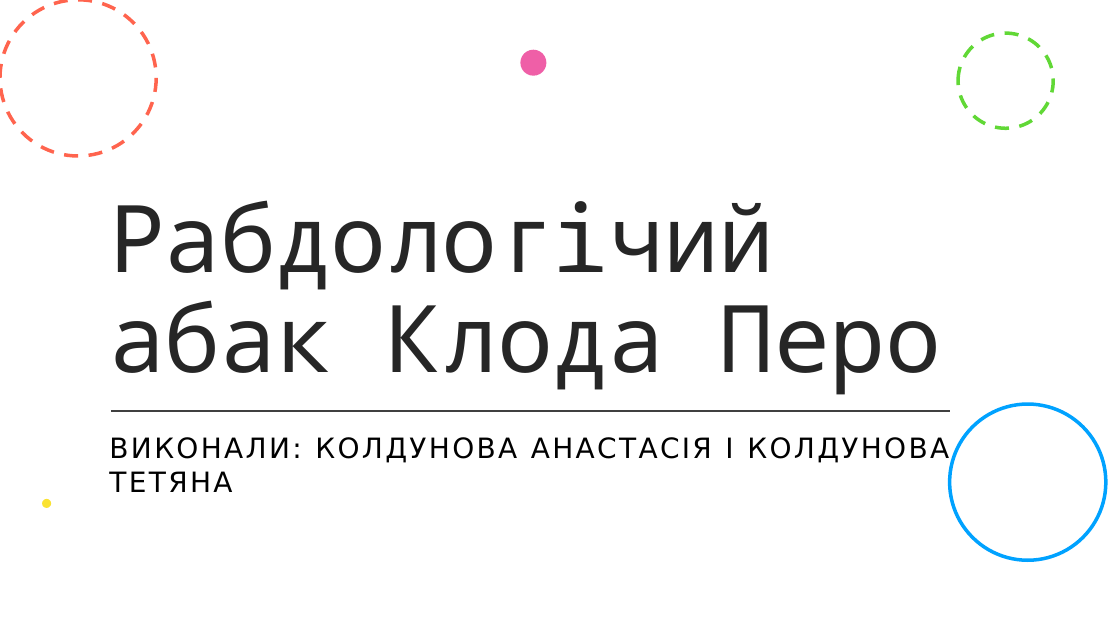
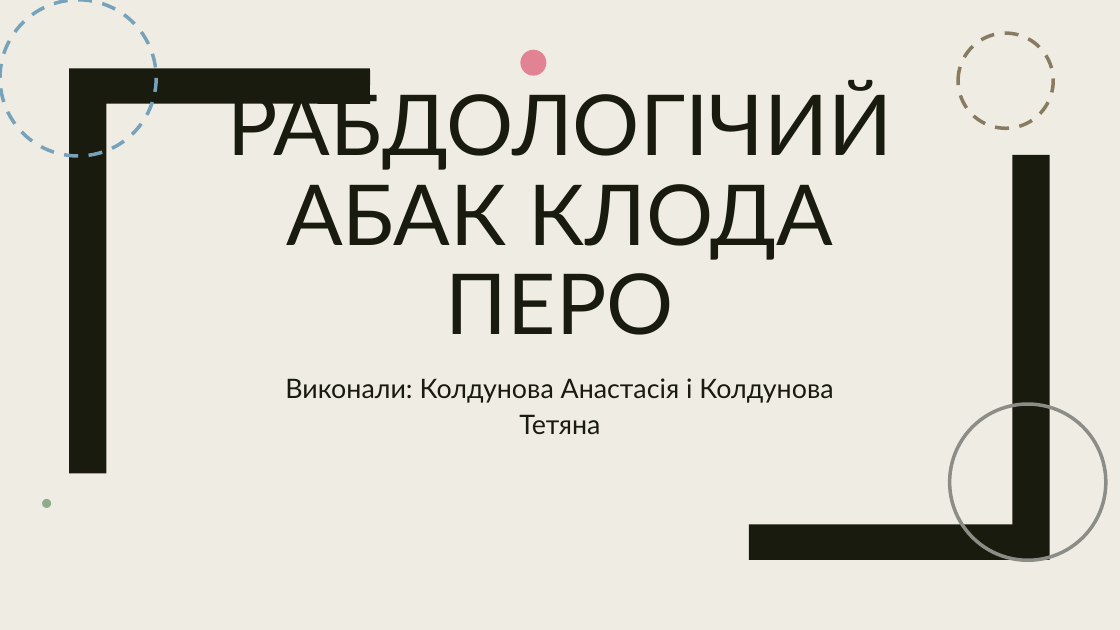
Before and after one commit to blissnyashki/Operating-System.-Laboratory-Work-, a slide deck: slide 1 of Презентация1.pptx. Drawn at 1120x630 pixels with LibreOffice and Linux fonts; fonts in the diff are those of the drawing. Boxes give left, top, right and bottom in pixels: in the first picture for what was removed or moved away, otherwise in the second. Text is boxed around its words. In the diff, an @@ line names an element or a change of style, - is before the commit and + after.

Commit message:
New changes

```diff
--- a/Презентация1.pptx
+++ b/Презентация1.pptx
@@ background #FFFFFF to #EFEDE3 @@
@@ ellipse at (0,0,156,156): outline #FF644E 3 pt dashed to #77A2BB 3 pt dashed @@
@@ ellipse at (520,50,546,76): fill #EF5FA7 to #E28394 @@
@@ ellipse at (959,33,1054,128): outline #61D836 3 pt dashed to #897B61 3 pt dashed @@
@@ freeform shape added at (69,68,370,473), fill #191B0E @@
@@ title at (227,82,892,335): text changed; size 80 to 72 pt; font Noto Sans Mono to Lato; text colour #262626 to #191B0E @@
-Рабдологічий абак Клода Перо
+РАБДОЛОГІЧИЙ АБАК КЛОДА ПЕРО
@@ freeform shape added at (749,155,1050,560), fill #191B0E @@
@@ subtitle at (285,378,833,434): text changed; size 24 to 23 pt; font DejaVu Sans to Lato; text colour #000000 to #191B0E @@
-ВИКОНАЛИ: КОЛДУНОВА АНАСТАСІЯ І КОЛДУНОВА ТЕТЯНА
+Виконали: Колдунова Анастасія і Колдунова Тетяна
@@ line removed from (111, 411) to (950, 411) @@
@@ ellipse at (950,404,1107,560): outline #00A2FF 3 pt to #8C8D86 3 pt @@
@@ ellipse at (42,499,51,508): fill #FAE232 to #8DAB8E @@
```
Also in this commit, not shown: 2 other slides changed, 3 slides added, 1 slide removed.
